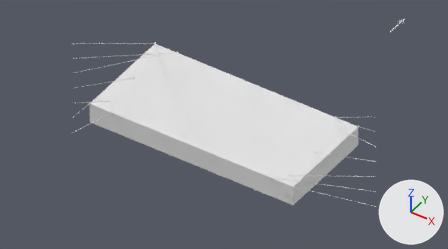
What one commit did to the Blender file assets/models/structural-blender/9bb070c39877c20b.blend.
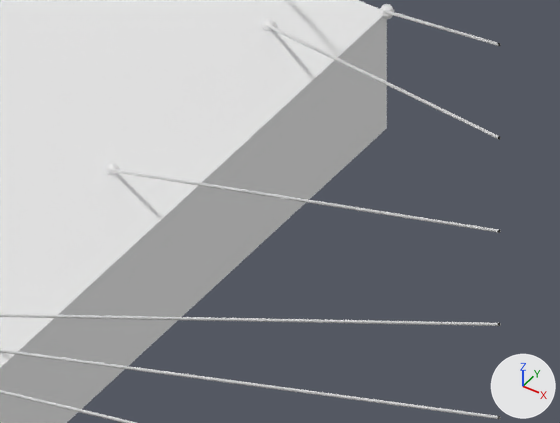
The first picture shows the older version from the file's camera 'Camera'. The close-ups show the older and then the newer version on the part from 66% to 86% of the width and 50% to 77% of the height of that picture. Only the edits that show in the close-ups are written down. The lights are fixed; the arrows at lower right show +X, +Y and +Z.

Names of what the first close-up shows: 'Cap body', 'Leader H', 'Leader P4', 'Leader P5', 'Leader P6' and 6 more.
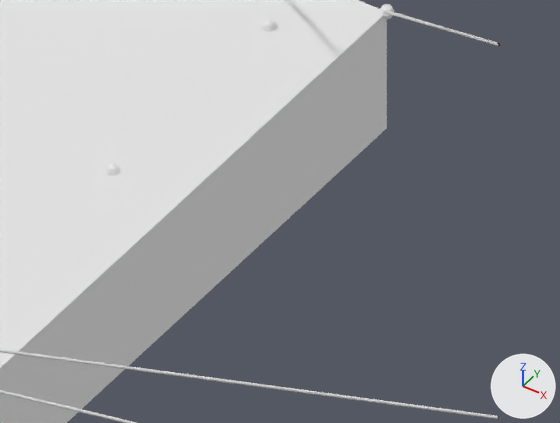
Where the change shows, as pixel boxes [x1, y1, x2, y2] in the close-ups (560 x 423 px):
'Leader P6', deleted: before [0, 314, 501, 326]
'Leader P5', deleted: before [112, 169, 501, 233]
'Leader P4', deleted: before [268, 25, 501, 140]

Diff of the bpy script that builds the scene:
```diff
--- a/assets/models/structural-blender/9bb070c39877c20b.blend.py
+++ b/assets/models/structural-blender/9bb070c39877c20b.blend.py
@@ ob_leader_p4 @@
-ob_leader_p4 = bpy.data.objects.new('Leader P4', cu_leader_p4)
-ob_leader_p4.location = (0.0, 0.0, 0.0)
@@ ob_leader_p5 @@
-ob_leader_p5 = bpy.data.objects.new('Leader P5', cu_leader_p5)
-ob_leader_p5.location = (0.0, 0.0, 0.0)
@@ ob_leader_p6 @@
-ob_leader_p6 = bpy.data.objects.new('Leader P6', cu_leader_p6)
-ob_leader_p6.location = (0.0, 0.0, 0.0)
```
